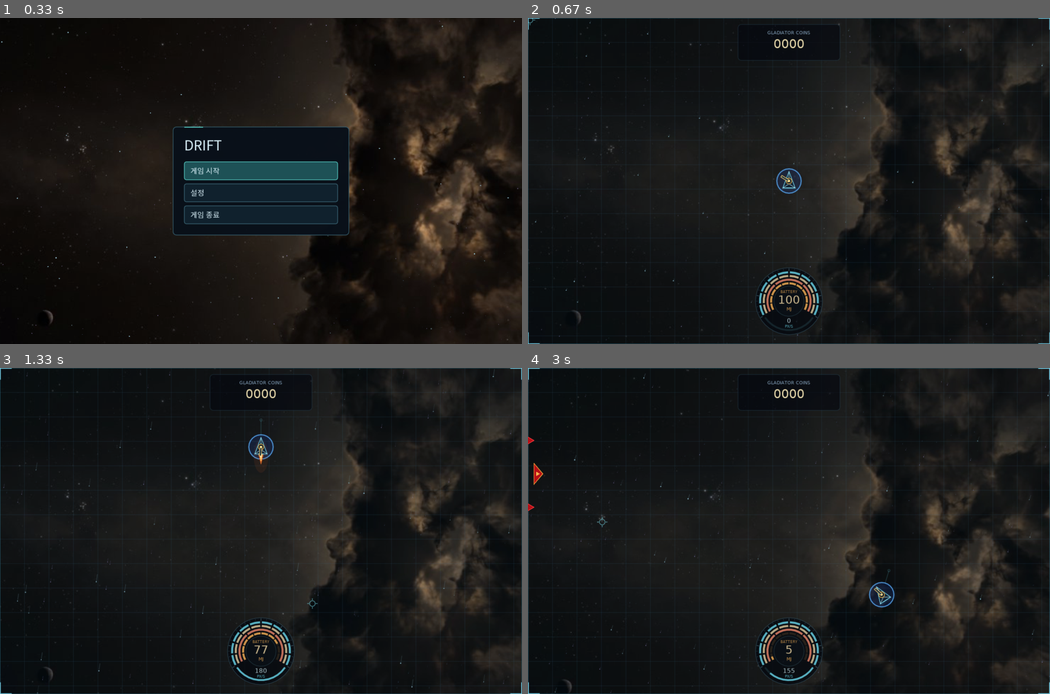
Above: before the commit, frames 1-4 (two rows, left to right).
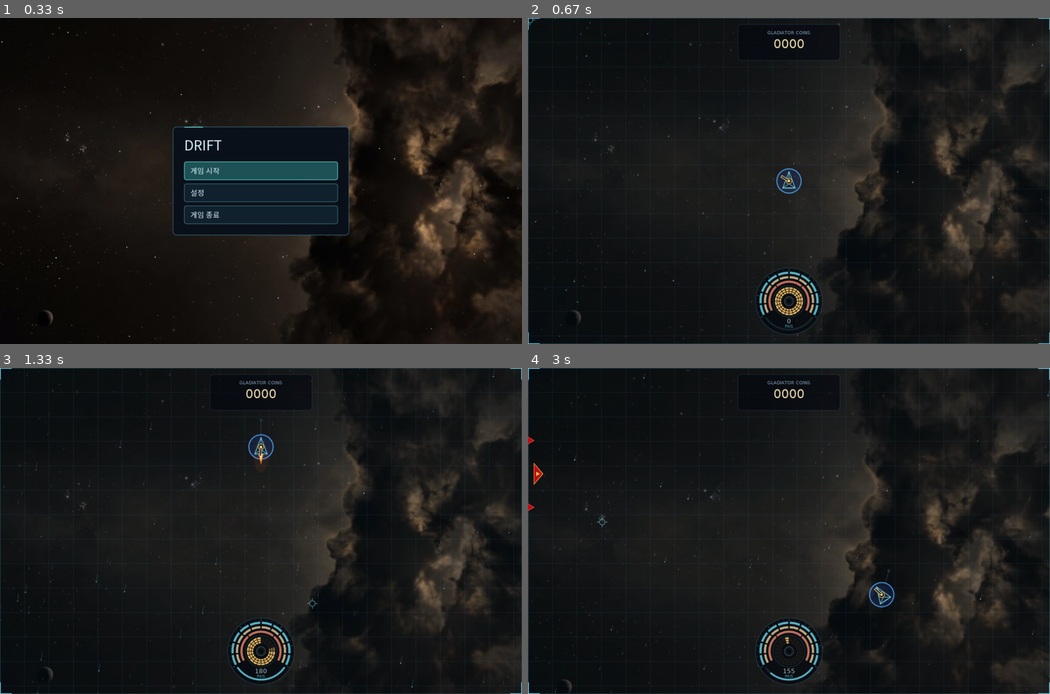
Above: after the commit, the same moments.

Repository: ChatPoongKun/SpaceGladiator
Game: LÖVE game, started from main.lua
Two runs of this game, one before a commit and one after it. Both use one fixed random seed, a clock stepped at 60 frames per second and the inputs below.
Inputs (mouse positions are in pixels of both pictures, inside the frame that each line leads up to):
- Up to frame 1 (0.33 s): no input
- Up to frame 2 (0.67 s): tap Enter at 0.33 s
- Up to frame 3 (1.33 s): tap Space at 0.67, 1.07 s; hold W from 1 s (still down); move the mouse to (313, 602) at 1.03 s
- Up to frame 4 (3 s): tap Space at 1.37, 1.57, 1.87, 2.07, 2.37, 2.63, 2.97 s; release W at 1.47 s; hold D 1.5-1.97 s; move the mouse to (627, 605) at 1.53 s; hold A 2-2.53 s; move the mouse to (851, 560) at 2.03 s; hold S 2.57-2.87 s; move the mouse to (799, 420) at 2.6 s; hold A from 2.9 s (still down); move the mouse to (601, 521) at 2.93 s

Frame 1 is identical in both runs. In frame 2, 0.9% of the frame differs, in the area x 43-57%, y 77-94%; in frame 3, 0.9%, in the area x 43-57%, y 77-97%; in frame 4, 0.7%.

Commit message:
Replace center battery readout with EVE Online style radial capacitor

Diff:
--- a/hud.lua
+++ b/hud.lua
@@ -1,8 +1,10 @@
 local Hud = {}
 Hud.__index = Hud
 local pi = math.pi
+local tau = pi * 2
 local cyan = {0.43, 0.87, 0.95}
-local amber = {1.00, 0.72, 0.35}
+local amber = {1.00, 0.72, 0.30}
+local amberCore = {1.00, 0.90, 0.62}
 
 -- HUD 불투명도 및 근접 페이드 설정 (필요 시 수치 조정)
 Hud.BASE_ALPHA = 0.80            -- 기본 불투명도 (80%)
@@ -13,18 +15,25 @@
 Hud.PROXIMITY_OUTER_MARGIN = 96  -- HUD 외곽에서 이 거리부터 서서히 투명화 시작 (px)
 Hud.FADE_SPEED = 12              -- 불투명도 전환 속도
 
--- 원형 게이지 링 배치 (외곽 -> 내부)
-Hud.RING_OUTER_RADIUS = 71
-Hud.RING_STEP = 9
-Hud.RING_THICKNESS = 4.5
-Hud.INNER_RADIUS = 37
-Hud.VELOCITY_ARC_RADIUS = 71
+-- 상단 체력 원형 아크 배치 (외곽 -> 내부: 실드 / 장갑 / 선체)
+Hud.RING_OUTER_RADIUS = 70
+Hud.RING_STEP = 11
+Hud.RING_THICKNESS = 5
+Hud.INNER_RADIUS = 39
+Hud.VELOCITY_ARC_RADIUS = 70
+
+-- EVE 온라인 스타일 중앙 커패시터(배터리) 설정
+Hud.CAPACITOR_COLUMNS = 20       -- 360도 방사형 컬럼 수 (컬럼당 5%)
+Hud.CAPACITOR_ROWS = 4           -- 반지름 방향 셀 층 수
+Hud.CAPACITOR_INNER_RADIUS = 16  -- 가장 안쪽 셀 중심 반지름
+Hud.CAPACITOR_ROW_STEP = 5.5     -- 셀 층 간격
+Hud.CAPACITOR_CELL_THICKNESS = 4 -- 셀 반지름 두께
+Hud.CAPACITOR_HUB_RADIUS = 11    -- 중앙 허브 반지름
 
 local resources = {
     {"shield", "maxShield", "SHIELD", cyan, 10},
     {"armor", "maxArmor", "ARMOR", {0.91, 0.83, 0.64}, 10},
     {"hull", "maxHull", "HULL", {0.95, 0.54, 0.43}, 1},
-    {"battery", "maxBattery", "BATTERY", amber, 10},
 }
 
 local function clamp(value, lo, hi)
@@ -47,13 +56,68 @@
     end
 end
 
+local function drawEveCapacitor(g, x, y, batteryFraction, alpha, destroyed)
+    -- Dark recessed capacitor housing
+    g.setLineWidth(1)
+    g.setColor(0.032, 0.056, 0.082, 0.34 * alpha)
+    g.circle("fill", x, y, Hud.INNER_RADIUS)
+    g.setColor(0.39, 0.68, 0.76, 0.30 * alpha)
+    g.circle("line", x, y, Hud.INNER_RADIUS)
+
+    local cols = Hud.CAPACITOR_COLUMNS
+    local rows = Hud.CAPACITOR_ROWS
+    local stepAngle = tau / cols
+    local depletedCols = (1 - batteryFraction) * cols
+
+    for col = 0, cols - 1 do
+        -- Start at 12 o'clock (-pi/2) and step clockwise; depletion turns columns off clockwise from 12 o'clock.
+        local baseStart = -pi / 2 + col * stepAngle
+        local charge = destroyed and 0 or clamp((col + 1) - depletedCols, 0, 1)
+
+        for row = 0, rows - 1 do
+            local r = Hud.CAPACITOR_INNER_RADIUS + row * Hud.CAPACITOR_ROW_STEP
+            -- Keep radial spoke gaps visually uniform across inner and outer rings.
+            local pad = math.min(stepAngle * 0.28, 1.35 / r)
+            local a0 = baseStart + pad
+            local a1 = baseStart + stepAngle - pad
+            if a1 > a0 then
+                -- Unlit capacitor cell slot
+                g.setLineWidth(Hud.CAPACITOR_CELL_THICKNESS)
+                g.setColor(0.42, 0.31, 0.18, 0.22 * alpha)
+                g.arc("line", "open", x, y, r, a0, a1)
+
+                -- Lit golden-amber capacitor cell
+                if charge > 0.001 then
+                    local litAlpha = charge * alpha
+                    g.setLineWidth(Hud.CAPACITOR_CELL_THICKNESS)
+                    g.setColor(amber[1], amber[2], amber[3], 0.94 * litAlpha)
+                    g.arc("line", "open", x, y, r, a0, a1)
+
+                    g.setLineWidth(Hud.CAPACITOR_CELL_THICKNESS * 0.45)
+                    g.setColor(amberCore[1], amberCore[2], amberCore[3], 0.78 * litAlpha)
+                    g.arc("line", "open", x, y, r, a0, a1)
+                end
+            end
+        end
+    end
+
+    -- Center mechanical hub (EVE-style recessed dark core)
+    g.setLineWidth(1.2)
+    g.setColor(0.022, 0.038, 0.058, 0.92 * alpha)
+    g.circle("fill", x, y, Hud.CAPACITOR_HUB_RADIUS)
+    g.setColor(0.62, 0.66, 0.68, 0.55 * alpha)
+    g.circle("line", x, y, Hud.CAPACITOR_HUB_RADIUS)
+    g.setLineWidth(1)
+    g.setColor(0.32, 0.42, 0.48, 0.45 * alpha)
+    g.circle("line", x, y, Hud.CAPACITOR_HUB_RADIUS - 3.5)
+end
+
 function Hud.new()
     local g = love.graphics
     return setmetatable({
         small = g.newFont(9),
         label = g.newFont(11),
         velocity = g.newFont(15),
-        battery = g.newFont(28),
         alpha = Hud.BASE_ALPHA,
     }, Hud)
 end
@@ -204,8 +268,8 @@
     local alpha = clamp(self.alpha or Hud.BASE_ALPHA, 0, 1)
     local speed = math.max(0, ship:speed())
     local velocity = fraction(speed, ship.maxSpeed)
-    local maxBattery = ship.maxBattery or 0
-    local batteryValue = maxBattery > 0 and clamp(ship.battery or 0, 0, maxBattery) or 0
+    local battery = fraction(ship.battery, ship.maxBattery)
+    local destroyed = ship.isDestroyed and ship:isDestroyed() or false
     g.push("all")
     g.origin()
     g.setShader()
@@ -214,23 +278,22 @@
     g.setLineStyle("smooth")
     g.setLineWidth(1)
 
-    -- Circular HUD housing only (left numeric panel and right battery wing removed).
+    -- Circular HUD housing only.
     g.setColor(0.018, 0.035, 0.059, 0.96 * alpha)
     g.circle("fill", x, y, Hud.RADIUS)
     g.setColor(0.32, 0.56, 0.67, 0.42 * alpha)
     g.circle("line", x, y, Hud.RADIUS)
 
-    -- Fine ticks frame the upper resource arcs; the lower opening displays velocity.
+    -- Fine ticks frame the upper health arcs; the lower opening displays velocity.
     for i = 0, 24 do
         local angle = pi * 5 / 6 + pi * 4 / 3 * i / 24
-        local inner = i % 4 == 0 and 75 or 77
+        local inner = i % 4 == 0 and 74 or 76
         g.setColor(0.53, 0.72, 0.80, (i % 4 == 0 and 0.55 or 0.24) * alpha)
         g.line(x + math.cos(angle) * inner, y + math.sin(angle) * inner,
-            x + math.cos(angle) * 80, y + math.sin(angle) * 80)
-    end
-
-    -- Concentric segmented arcs (shield -> armor -> hull -> battery).
-    -- All arcs sweep clockwise from 8 o'clock to 4 o'clock so consumption drains counter-clockwise.
+            x + math.cos(angle) * 79, y + math.sin(angle) * 79)
+    end
+
+    -- Upper concentric segmented arcs (shield -> armor -> hull).
     local first = (ship.maxShield or 0) > 0 and 1 or 2
     for i = first, #resources do
         local resource = resources[i]
@@ -251,28 +314,10 @@
         end
     end
 
-    -- Center readout: remaining battery in MJ.
-    g.setLineWidth(1)
-    g.setColor(0.055, 0.105, 0.145, 0.24 * alpha)
-    g.circle("fill", x, y, Hud.INNER_RADIUS)
-    g.setColor(0.39, 0.68, 0.76, 0.26 * alpha)
-    g.circle("line", x, y, Hud.INNER_RADIUS)
-
-    g.setFont(self.small)
-    g.setColor(amber[1], amber[2], amber[3], 0.88 * alpha)
-    g.printf("BATTERY", x - 36, y - 29, 72, "center")
-    g.setFont(self.battery)
-    if ship.isDestroyed and ship:isDestroyed() then
-        g.setColor(0.56, 0.64, 0.70, 0.80 * alpha)
-    else
-        g.setColor(1.00, 0.90, 0.68, alpha)
-    end
-    g.printf(tostring(math.floor(batteryValue + 0.5)), x - 44, y - 20, 88, "center")
-    g.setFont(self.label)
-    g.setColor(amber[1], amber[2], amber[3], alpha)
-    g.printf("MJ", x - 36, y + 12, 72, "center")
-
-    -- Lower opening: velocity readout (replaces the old "% MAX" text) + velocity arc.
+    -- Center core: EVE Online style 360-degree radial capacitor (depletes clockwise from 12 o'clock).
+    drawEveCapacitor(g, x, y, battery, alpha, destroyed)
+
+    -- Lower opening: velocity readout + velocity arc.
     local velArcInset = 0.08
     arc(g, x, y, Hud.VELOCITY_ARC_RADIUS, pi / 6 + velArcInset, pi * 2 / 3 - velArcInset * 2, velocity, cyan, 4, alpha)
     g.setFont(self.velocity)
@@ -281,7 +326,7 @@
     else
         g.setColor(0.85, 0.97, 1.00, alpha)
     end
-    g.printf(tostring(math.floor(speed + 0.5)), x - 40, y + 39, 80, "center")
+    g.printf(tostring(math.floor(speed + 0.5)), x - 40, y + 40, 80, "center")
     g.setFont(self.small)
     g.setColor(cyan[1], cyan[2], cyan[3], 0.95 * alpha)
     g.printf("PX/S", x - 36, y + 56, 72, "center")
--- a/tests/check.lua
+++ b/tests/check.lua
@@ -594,7 +594,7 @@
     panel:draw(statusShip, 800, 600, 1)
     check(true, "HUD must tolerate an empty resource capacity without invalid drawing coordinates")
 
-    -- Verify battery arc counter-clockwise depletion and proximity opacity fade (0.80 -> 0.10).
+    -- Verify EVE-style radial capacitor clockwise turn-off from 12 o'clock and proximity opacity fade (0.80 -> 0.10).
     do
         local hudPanel = Hud.new()
         local w, h = 1280, 800
@@ -603,28 +603,32 @@
         hudCam:update(0, hudShip, w, h)
         local hx, hy = hudPanel:center(w, h)
 
-        -- Battery arc max angle must shrink counter-clockwise (smaller end angle) as battery depletes.
-        local function maxBatteryArcEnd(batteryVal)
+        -- Measure lit capacitor columns on the innermost capacitor ring; depletion must turn columns off clockwise from 12 o'clock (-pi/2).
+        local function litCapacitorAngles(batteryVal)
             hudShip.battery = batteryVal
-            local batRadius = Hud.RING_OUTER_RADIUS - 3 * Hud.RING_STEP
-            local maxEnd = -math.huge
+            local innerCapR = Hud.CAPACITOR_INNER_RADIUS
+            local litStarts = {}
             local origArc = love.graphics.arc
             love.graphics.arc = function(mode, arcType, x, y, radius, start, finish, ...)
-                local _, _, _, a = love.graphics.getColor()
-                if math.abs(radius - batRadius) < 1e-4 and a > 0.5 * Hud.BASE_ALPHA then
-                    if finish > maxEnd then maxEnd = finish end
+                local r, gg, b, a = love.graphics.getColor()
+                if math.abs(radius - innerCapR) < 1e-4 and a > 0.5 * Hud.BASE_ALPHA and gg < 0.8 then
+                    litStarts[#litStarts + 1] = start
                 end
                 return origArc(mode, arcType, x, y, radius, start, finish, ...)
             end
             hudPanel:draw(hudShip, w, h, 0)
             love.graphics.arc = origArc
-            return maxEnd
-        end
-        local endFull = maxBatteryArcEnd(100)
-        local endHalf = maxBatteryArcEnd(50)
-        local endQuarter = maxBatteryArcEnd(25)
-        check(endFull > endHalf and endHalf > endQuarter,
-            "Battery circular bar must shrink counter-clockwise as battery is consumed")
+            return litStarts
+        end
+        local fullLit = litCapacitorAngles(100)
+        local threeQuarterLit = litCapacitorAngles(75)
+        local halfLit = litCapacitorAngles(50)
+        local emptyLit = litCapacitorAngles(0)
+        check(#fullLit == Hud.CAPACITOR_COLUMNS and #threeQuarterLit == Hud.CAPACITOR_COLUMNS * 0.75
+            and #halfLit == Hud.CAPACITOR_COLUMNS * 0.5 and #emptyLit == 0,
+            "EVE capacitor must light columns proportional to remaining battery")
+        check(fullLit[1] < 0 and threeQuarterLit[1] > 0 and halfLit[1] > math.pi * 0.5,
+            "EVE capacitor must extinguish columns clockwise starting from 12 o'clock")
 
         -- Clear area: opacity stays at BASE_ALPHA (0.80).
         hudShip.x, hudShip.y = w / 2, 160
--- a/tests/enemy_fire.lua
+++ b/tests/enemy_fire.lua
@@ -315,8 +315,9 @@
         local g = love.graphics
         local originalArc, originalPrint, originalPrintf, originalCircle, originalPolygon =
             g.arc, g.print, g.printf, g.circle, g.polygon
-        local segments, printed, texts, rings, polygons = {}, {}, {}, 0, 0
+        local segments, printed, texts, rings, polygons, capTracks = {}, {}, {}, 0, 0, 0
         local expectedTrackAlpha = 0.15 * Hud.BASE_ALPHA
+        local expectedCapTrackAlpha = 0.22 * Hud.BASE_ALPHA
         g.arc = function(mode, arcType, x, y, radius, start, finish, ...)
             local _, _, _, alpha = g.getColor()
             if math.abs(alpha - expectedTrackAlpha) < 1e-5 then
@@ -324,6 +325,8 @@
                 if start >= math.pi * 0.5 then
                     segments[radius] = (segments[radius] or 0) + 1
                 end
+            elseif math.abs(alpha - expectedCapTrackAlpha) < 1e-5 then
+                capTracks = capTracks + 1
             end
             return originalArc(mode, arcType, x, y, radius, start, finish, ...)
         end
@@ -351,13 +354,13 @@
         local r1 = Hud.RING_OUTER_RADIUS
         local r2 = r1 - Hud.RING_STEP
         local r3 = r1 - Hud.RING_STEP * 2
-        local r4 = r1 - Hud.RING_STEP * 3
-        local hasSegments = segments[r1] == 10 and segments[r2] == 10 and segments[r3] == 3 and segments[r4] == 10
+        local expectedCapCells = Hud.CAPACITOR_COLUMNS * Hud.CAPACITOR_ROWS
+        local hasSegments = segments[r1] == 10 and segments[r2] == 10 and segments[r3] == 3
+            and capTracks == expectedCapCells
             and not printed.SHIELD and not printed.ARMOR and not printed.HULL
-            and texts.BATTERY and texts["75"] and texts.MJ
-            and texts["120"] and texts["PX/S"] and not texts["67% MAX"]
+            and not texts.MJ and texts["120"] and texts["PX/S"] and not texts["67% MAX"]
             and rings > 0 and polygons == 0
-        segments, printed, texts, rings = {}, {}, {}, 0
+        segments, printed, texts, rings, capTracks = {}, {}, {}, 0, 0
         ship.maxShield = 0
         local noShieldOk, noShieldMessage = pcall(function()
             ship:draw(0)
@@ -366,9 +369,10 @@
         g.arc, g.print, g.printf, g.circle, g.polygon =
             originalArc, originalPrint, originalPrintf, originalCircle, originalPolygon
         check(ok and hasSegments,
-            "Circular HUD must draw shield/armor/hull/battery rings, MJ center, and bottom velocity without side panels: " .. tostring(message))
-        check(noShieldOk and segments[r1] == 10 and segments[r2] == 3 and segments[r3] == 10 and not segments[r4] and rings == 0,
-            "Zero maximum shield must omit the ring and reflow HUD armor, hull, and battery: " .. tostring(noShieldMessage))
+            "Circular HUD must draw shield/armor/hull rings, EVE radial capacitor cells, and bottom velocity without side panels: " .. tostring(message))
+        check(noShieldOk and segments[r1] == 10 and segments[r2] == 3 and not segments[r3]
+            and capTracks == expectedCapCells and rings == 0,
+            "Zero maximum shield must omit the ring and reflow HUD armor and hull while keeping the EVE capacitor: " .. tostring(noShieldMessage))
     end
 
     do
